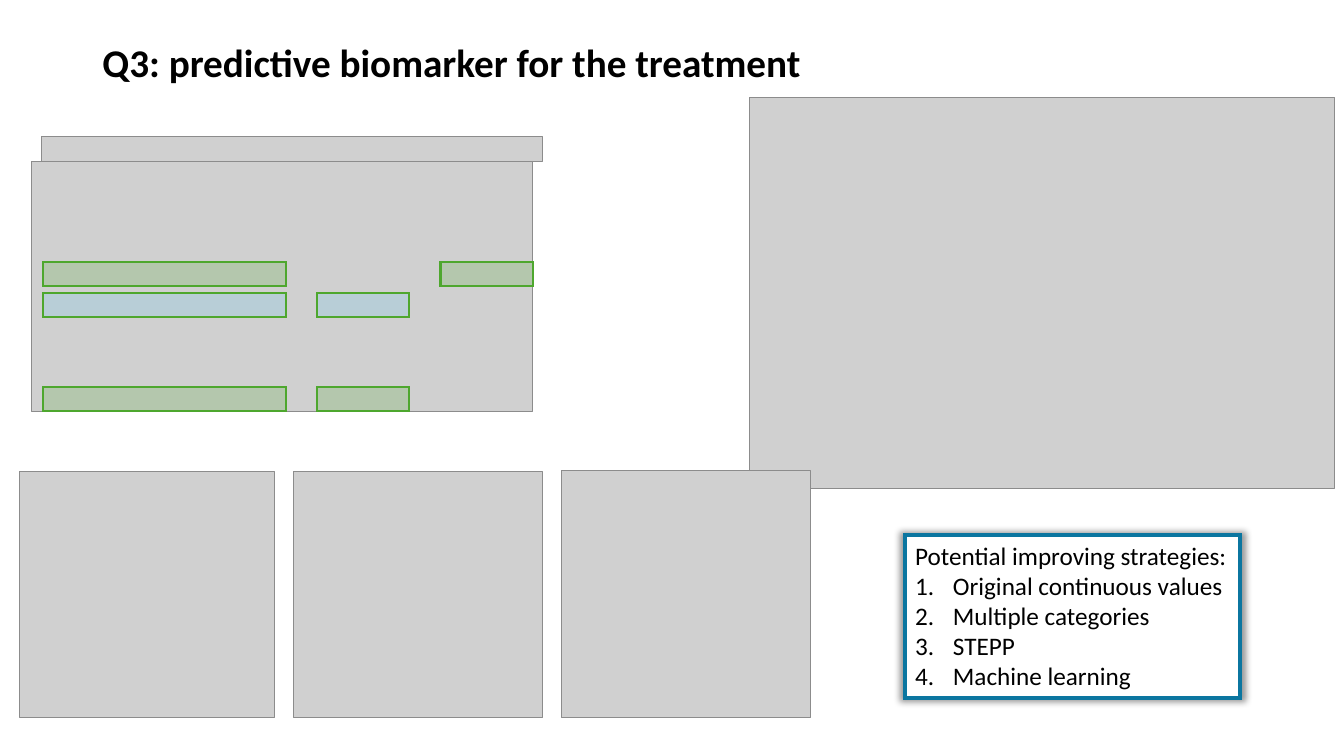
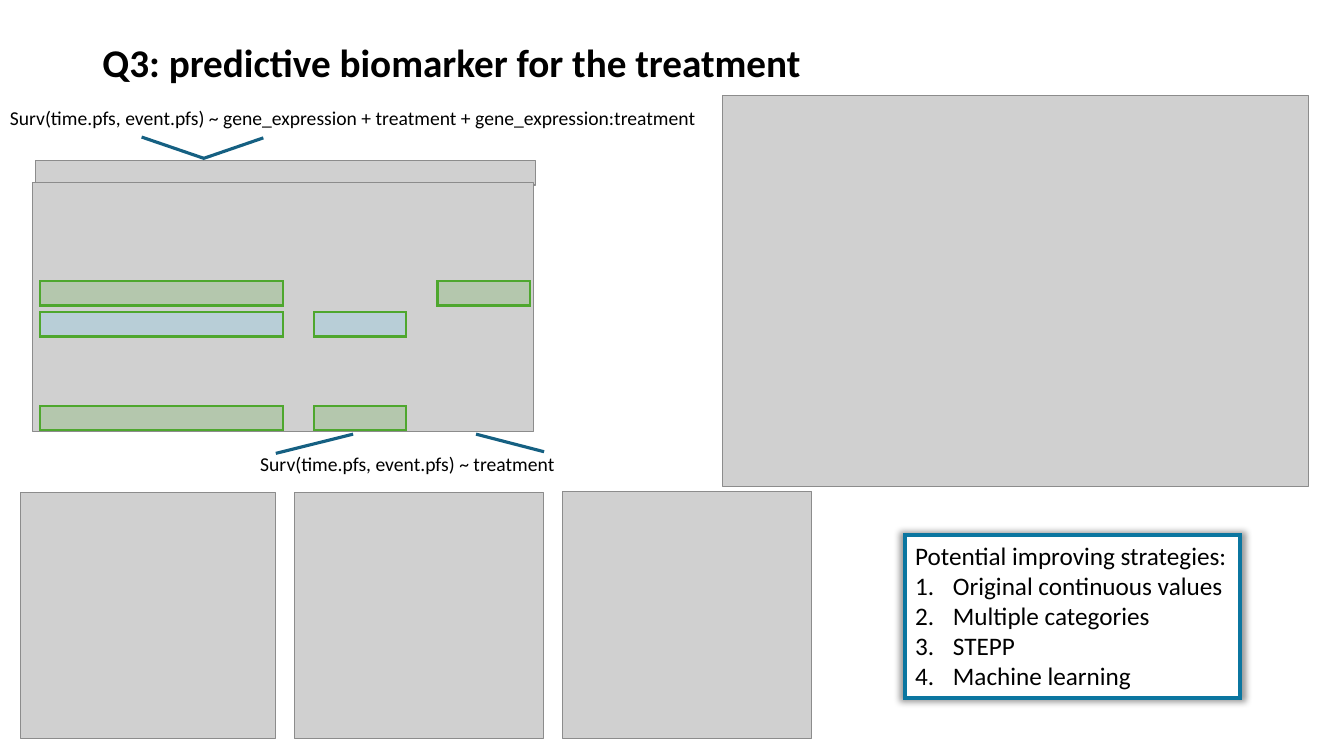
Before and after one commit to zhxiaokang/ALICE, a slide deck: slide 3 of summary.pptx. Drawn at 1344x756 pixels with LibreOffice and Linux fonts; fonts in the diff are those of the drawing; grey boxes stand for pictures. Boxes give left, top, right and bottom in pixels: in the first picture for what was removed or moved away, otherwise in the second. Text is boxed around its words. In the diff, an @@ line names an element or a change of style, - is before the commit and + after.

```diff
--- a/summary.pptx
+++ b/summary.pptx
@@ text added at bbox=[10, 111, 695, 129], 14 pt, text #000000 @@
+Surv(time.pfs, event.pfs) ~ gene_expression + treatment + gene_expression:treatment
@@ picture: place and size @@
-picture at bbox=[749, 98, 1335, 489]
+picture at bbox=[723, 96, 1309, 487]
@@ line added from (204, 158) to (142, 137), #156082 2.25 pt @@
@@ line added from (263, 138) to (203, 158), #156082 2.25 pt @@
@@ picture: place and size @@
-picture at bbox=[42, 137, 543, 161]
+picture at bbox=[35, 160, 536, 185]
@@ 6 rectangles: place and size @@
-6 rectangles at bbox=[43, 262, 532, 411]
+6 rectangles at bbox=[40, 281, 529, 431]
@@ line added from (353, 435) to (276, 454), #156082 2.25 pt @@
@@ line added from (544, 452) to (476, 435), #156082 2.25 pt @@
@@ text added at bbox=[260, 457, 554, 474], 14 pt, text #000000 @@
+Surv(time.pfs, event.pfs) ~ treatment
@@ 4 pictures: place and size @@
-4 pictures at bbox=[20, 161, 811, 718]
+4 pictures at bbox=[21, 182, 812, 739]
```
Also in this commit, not shown: 2 other slides changed.
